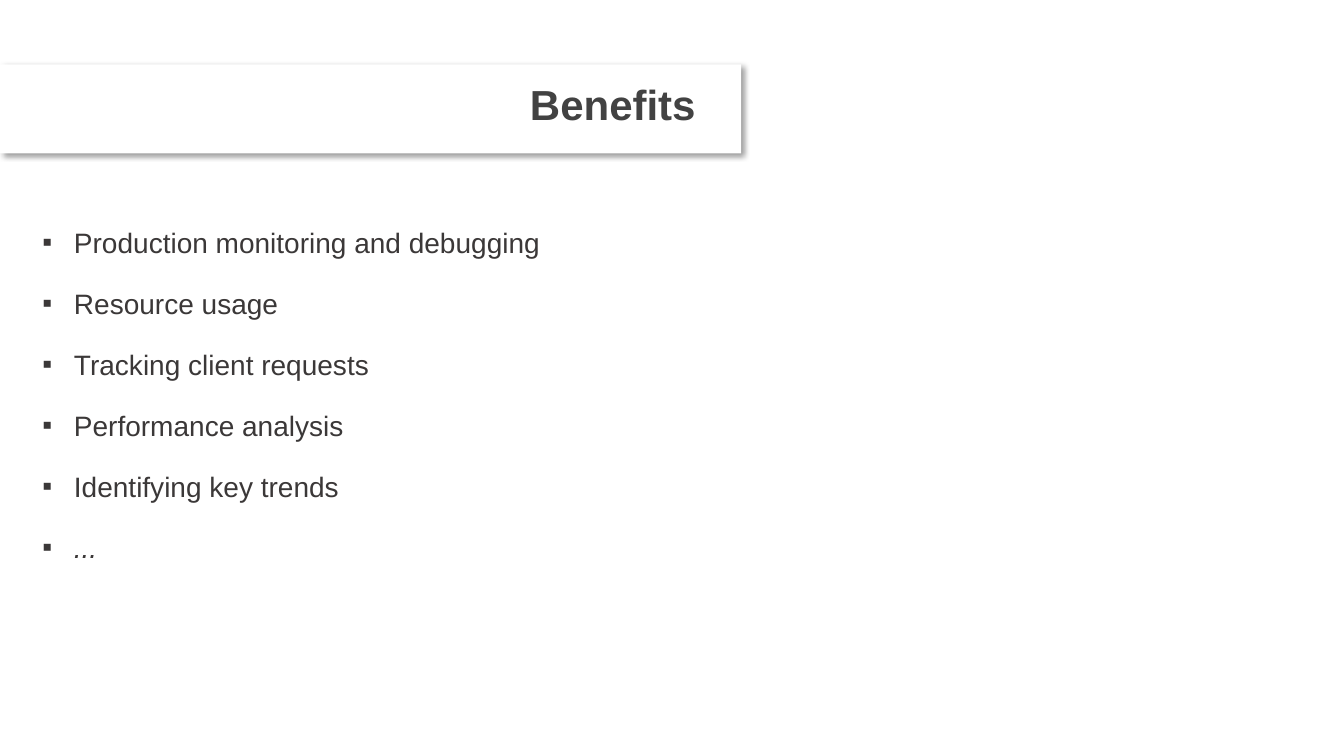
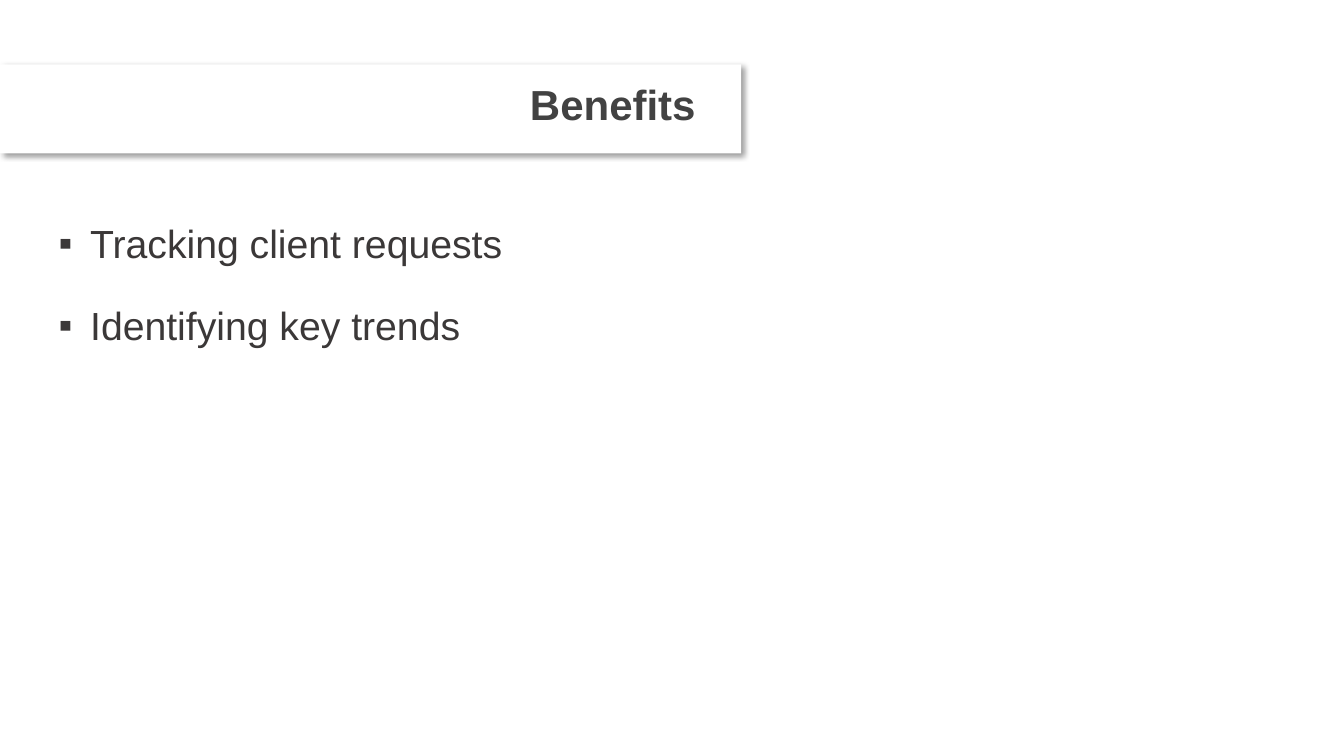
Before and after one commit to DevDay2019-AxonActive/DevDay2019---Advanced-Java, a slide deck: slide 4 of presentations/Log analyze.pptx (slide 2 before the commit). Drawn at 1344x756 pixels with LibreOffice and Linux fonts; fonts in the diff are those of the drawing; background and template pictures are left out. Boxes give left, top, right and bottom in pixels: in the first picture for what was removed or moved away, otherwise in the second. Text is boxed around its words. In the diff, an @@ line names an element or a change of style, - is before the commit and + after.

```diff
--- a/presentations/Log analyze.pptx
+++ b/presentations/Log analyze.pptx
@@ text at (90,229,502,348): paragraph removed @@
-▪ ...
@@ text "Tracking client requests": place and size @@
-text "Tracking client requests" at (74,232,540,502)
+text "Tracking client requests" at (90,229,502,348)
@@ text "Tracking client requests" at (90,229,502,348): size 20 to 28 pt @@
@@ text at (74,232,540,319): paragraphs removed @@
-▪ Production monitoring and debugging
-▪ Resource usage
@@ text at (74,415,343,441): paragraph removed @@
-▪ Performance analysis
```
Also in this commit, not shown: 4 other slides changed, 2 slides added, 1 other file.
